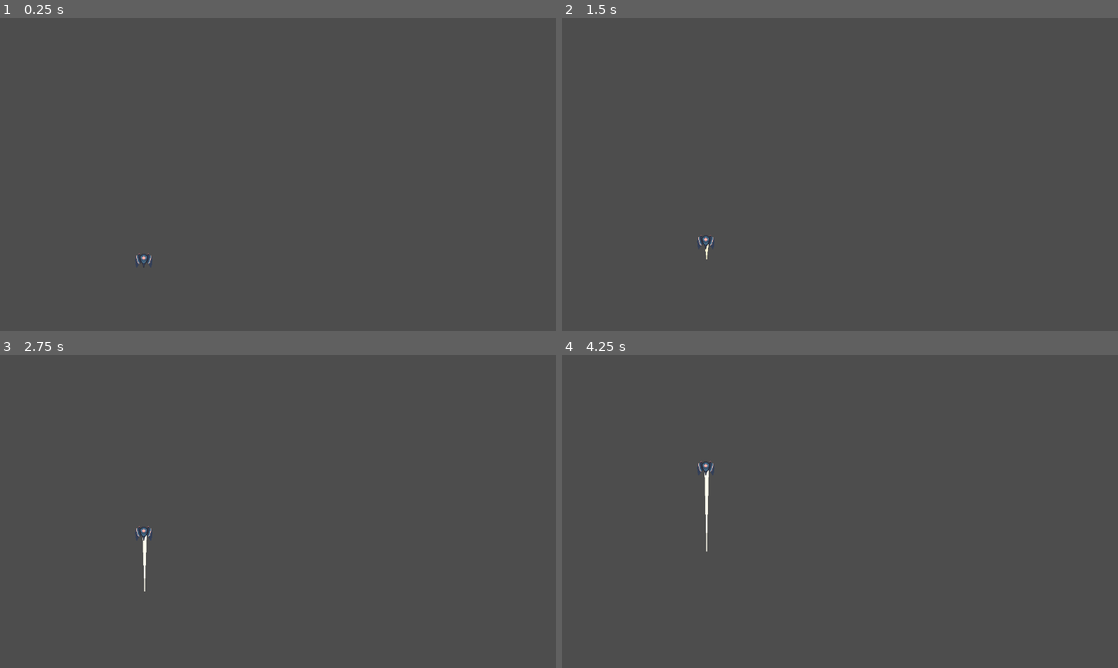
Above: before the commit, frames 1-4 (two rows, left to right).
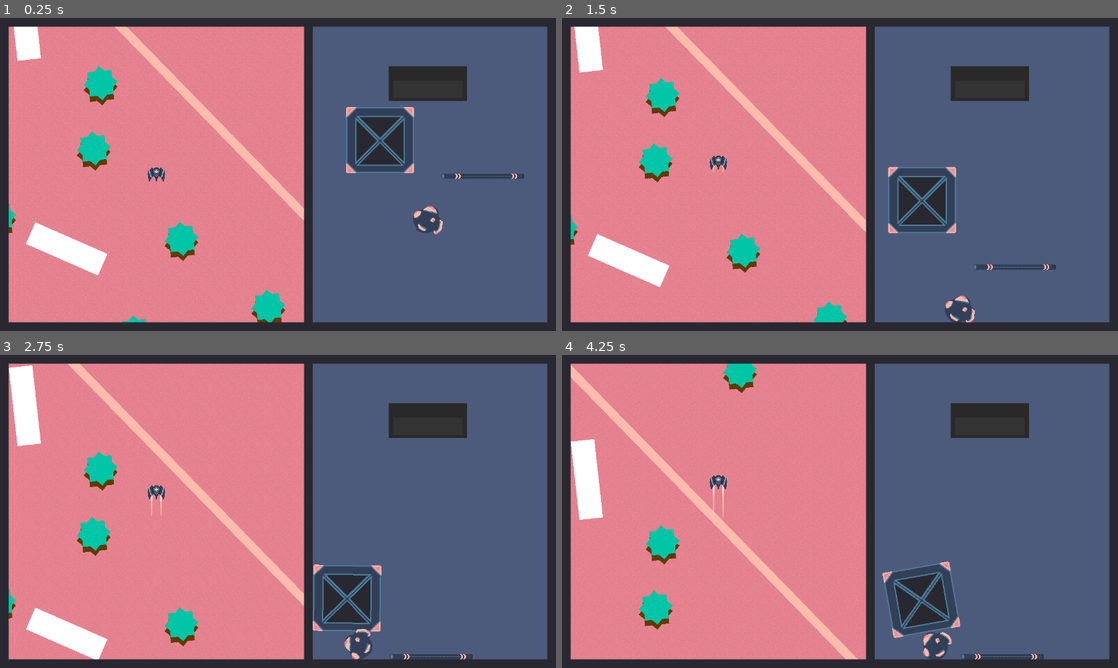
Above: after the commit, the same moments.

Repository: AstralStew/ProjectThornbury
Game: Godot game, scene res://Scenes/VFX.tscn
The game is run twice, just before and just after one commit, with the same random seed, the same clock (stepped at 60 frames per second) and the same inputs. This scene is started directly instead of the project's main scene.
Inputs (mouse positions are in pixels of both pictures, inside the frame that each line leads up to):
- Up to frame 1 (0.25 s): no input
- Up to frame 2 (1.5 s): move the mouse to (962, 158) at 0.52 s; hold D (MoveRight) 0.53-1.25 s; hold Shift (Boost) 0.53-1.25 s; click (962, 158) at 0.67 s; drag from (728, 190) to (812, 237) at 1.27 s
- Up to frame 3 (2.75 s): move the mouse to (333, 442) at 2.02 s; hold D (MoveRight) from 2.03 s (still down); hold Shift (Boost) from 2.03 s (still down)
- Up to frame 4 (4.25 s): release D (MoveRight) at 2.75 s; release Shift (Boost) at 2.75 s; drag from (812, 574) to (673, 464) at 2.77 s; move the mouse to (1006, 558) at 3.52 s; hold A (MoveLeft) from 3.53 s (still down); hold Shift (Boost) from 3.53 s (still down)

The runs differ from the first frame. In frame 1, 100% of the frame differs, in the area x 0-100%, y 0-100%; in frame 2, 100%; in frame 3, 100%; in frame 4, 100%.
Error before the commit: Invalid access to property or key '_on_restart_game' on a base object of type 'Nil'. (res://Scripts/UIManager.gd:11)

Commit message:
experimenting with tilemap

Diff:
--- a/Scenes/VFX.tscn
+++ b/Scenes/VFX.tscn
@@ -3,6 +3,7 @@
 [ext_resource type="Script" uid="uid://ch5c3b445iqyr" path="res://Scripts/Ship.gd" id="1_v7a8s"]
 [ext_resource type="Texture2D" uid="uid://bs8wppq8ctccy" path="res://Assets/Images/Ships/Ships_Sheet.png" id="2_bc7up"]
 [ext_resource type="Script" uid="uid://c7fg3jgojxubh" path="res://Scripts/ship_trail.gd" id="3_bc7up"]
+[ext_resource type="PackedScene" uid="uid://jcnlsaxu7mak" path="res://Scenes/level.tscn" id="4_0s5yq"]
 
 [sub_resource type="Curve" id="Curve_bc7up"]
 _data = [Vector2(0, 0), 0.0, 1.0, 0, 1, Vector2(1, 1), 1.0, 0.0, 1, 0]
@@ -36,3 +37,5 @@
 position = Vector2(0, 4)
 rotation = 1.5707964
 shape = SubResource("CapsuleShape2D_0s5yq")
+
+[node name="UIManager" parent="." unique_id=785319097 instance=ExtResource("4_0s5yq")]
